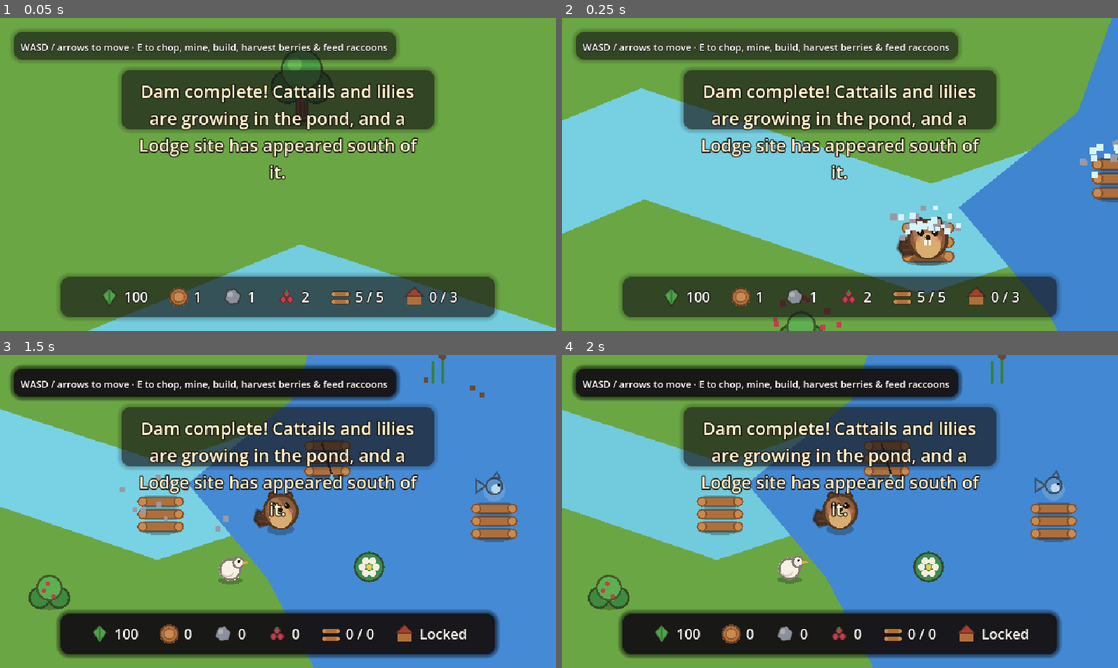
Above: before the commit, frames 1-4 (two rows, left to right).
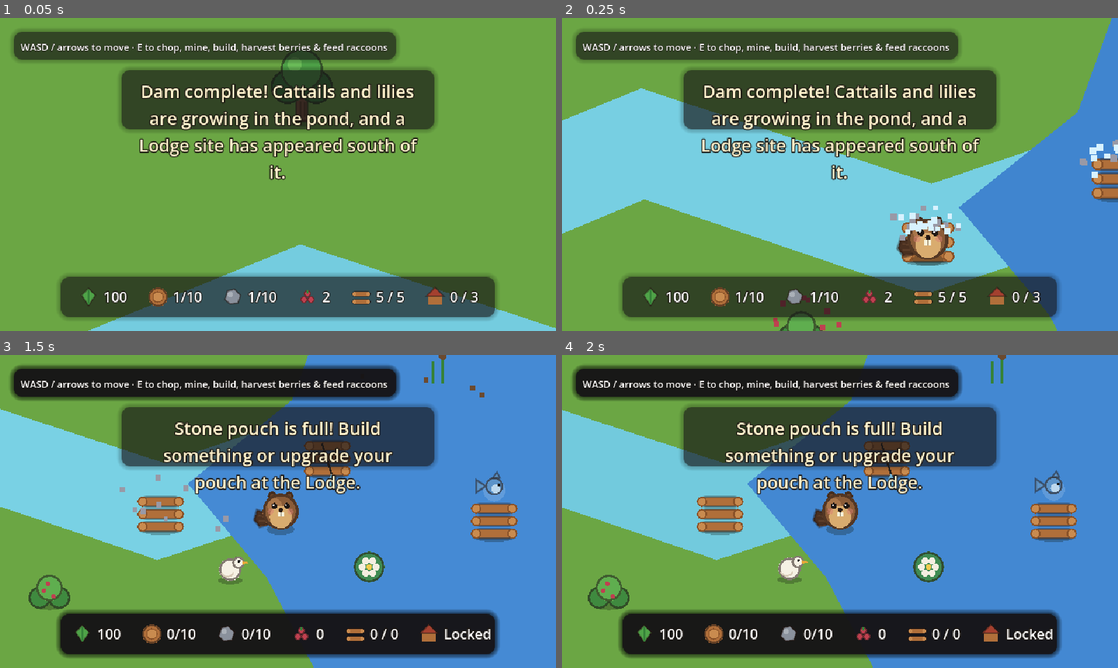
Above: after the commit, the same moments.

Repository: CrowderSoup/dam-it
Game: Godot game, scene res://tests/smoke_test.tscn
Same seed, same stepped clock (60 frames per second), same inputs: the game is played once before the commit and once after it. This scene is started directly instead of the project's main scene.
Inputs:
- Up to frame 1 (0.05 s): no input
- Up to frame 2 (0.25 s): no input
- Up to frame 3 (1.5 s): tap Enter at 0.5 s; hold D (move_right) 0.53-1.25 s; hold E (interact) 0.53-1.25 s; tap Space at 0.77 s; click "OK" at 1.25 s
- Up to frame 4 (2 s): no input

The runs differ from the first frame. In frame 1, 1.6% of the frame differs, in the area x 14-87%, y 86-93%; in frame 2, 1.5%; in frame 3, 6.5%, in the area x 13-89%, y 21-93%; in frame 4, 6.5%.

Commit message:
Add a carry-limit pouch for wood/stone, upgradeable at the finished Lodge
Chopping/mining no longer feeds an unlimited pool - the beaver's pouch
caps out (base 10, +5 per tier, up to 3 tiers) and gathering blocks with
a HUD toast until it's spent or upgraded. Upgrades are bought as a third
context-sensitive Lodge action alongside advance/rest, once it's fully
built.

Co-Authored-By: Claude Sonnet 5 <noreply@anthropic.com>
Claude-Session: https://claude.ai/code/session_01TUP5iVcqStZrGGoStYvdYJ

Diff:
--- a/scenes/main/main.gd
+++ b/scenes/main/main.gd
@@ -153,6 +153,7 @@
 		"berries": GameState.berries,
 		"energy": GameState.energy,
 		"lodge_stage": GameState.lodge_stage,
+		"pouch_tier": GameState.pouch_tier,
 		"dam_slots_built": dam_slots_built,
 		"dam_slots_leaking": dam_slots_leaking,
 		"garden_spots_built": garden_spots_built,
--- a/scenes/player/player.gd
+++ b/scenes/player/player.gd
@@ -108,6 +108,8 @@
 				target.advance()
 			elif target.can_rest():
 				target.rest()
+			elif target.can_upgrade_pouch():
+				target.upgrade_pouch()
 			return
 		if target.is_in_group("garden_spots"):
 			if target.can_build() and GameState.can_afford(GardenSpot.WOOD_COST, GardenSpot.STONE_COST):
--- a/scenes/ui/hud.gd
+++ b/scenes/ui/hud.gd
@@ -26,6 +26,8 @@
 	GameState.dam_completed.connect(_on_dam_completed)
 	GameState.lodge_stage_changed.connect(_on_lodge_stage_changed)
 	GameState.energy_changed.connect(_on_energy_changed)
+	GameState.pouch_upgraded.connect(_on_pouch_upgraded)
+	GameState.pouch_full.connect(_on_pouch_full)
 	_on_wood_changed(GameState.wood)
 	_on_stone_changed(GameState.stone)
 	_on_berries_changed(GameState.berries)
@@ -76,10 +78,21 @@
 		energy_label.remove_theme_color_override("font_color")
 
 func _on_wood_changed(amount: int) -> void:
-	wood_label.text = str(amount)
+	wood_label.text = "%d/%d" % [amount, GameState.wood_capacity()]
 
 func _on_stone_changed(amount: int) -> void:
-	stone_label.text = str(amount)
+	stone_label.text = "%d/%d" % [amount, GameState.stone_capacity()]
+
+## The pouch capacity changed (an upgrade, or a load that restores one) -
+## the wood/stone labels' "/cap" half is stale until re-rendered, even
+## though the carried amounts themselves didn't change.
+func _on_pouch_upgraded(_tier: int) -> void:
+	_on_wood_changed(GameState.wood)
+	_on_stone_changed(GameState.stone)
+
+func _on_pouch_full(kind: String) -> void:
+	var noun: String = "Wood" if kind == "wood" else "Stone"
+	show_toast("%s pouch is full! Build something or upgrade your pouch at the Lodge." % noun, 3.0)
 
 func _on_berries_changed(amount: int) -> void:
 	berries_label.text = str(amount)
--- a/scenes/world/lodge.gd
+++ b/scenes/world/lodge.gd
@@ -58,9 +58,23 @@
 	Sfx.play_rest()
 	Fx.burst(global_position, Color(0.95, 0.9, 0.6), 12)
 
+## A third finished-Lodge amenity alongside rest() - only reachable once
+## resting isn't (i.e. not tired), so a single E press never has to choose
+## between the two. Widens the beaver's carry pouch; see
+## GameState.purchase_pouch_upgrade().
+func can_upgrade_pouch() -> bool:
+	return visible and GameState.lodge_stage >= GameState.LODGE_MAX_STAGE and GameState.can_afford_pouch_upgrade()
+
+func upgrade_pouch() -> void:
+	if not can_upgrade_pouch():
+		return
+	GameState.purchase_pouch_upgrade()
+	Sfx.play_build()
+	Fx.burst(global_position, Color(0.6, 0.8, 0.5), 12)
+
 func _draw() -> void:
 	DrawUtil.shadow(self, Vector2(0, 15), Vector2(24, 5))
-	if highlighted and (can_advance() or can_rest()):
+	if highlighted and (can_advance() or can_rest() or can_upgrade_pouch()):
 		draw_arc(Vector2(0, -10), 34, 0, TAU, 32, Palette.HIGHLIGHT_RING, 2.5)
 
 	var stage := GameState.lodge_stage
--- a/scenes/world/rock.gd
+++ b/scenes/world/rock.gd
@@ -54,6 +54,9 @@
 func mine() -> void:
 	if broken:
 		return
+	if not GameState.has_stone_room():
+		GameState.pouch_full.emit("stone")
+		return
 	hits_taken += 1
 	GameState.add_stone(STONE_YIELD)
 	# No pond, no upkeep: see the matching comment on Player - energy stays
--- a/scenes/world/tree.gd
+++ b/scenes/world/tree.gd
@@ -46,6 +46,9 @@
 func chop() -> void:
 	if felled:
 		return
+	if not GameState.has_wood_room():
+		GameState.pouch_full.emit("wood")
+		return
 	hits_taken += 1
 	GameState.add_wood(WOOD_YIELD)
 	# No pond, no upkeep: see the matching comment on Player - energy stays
--- a/scripts/autoload/game_state.gd
+++ b/scripts/autoload/game_state.gd
@@ -11,9 +11,30 @@
 signal lodge_completed
 signal energy_changed(new_amount: float)
 signal berries_changed(new_amount: int)
+signal pouch_upgraded(tier: int)
+## Emitted when a chop/mine is blocked because the pouch has no room left
+## for that resource - "wood" or "stone". HUD listens to surface a toast;
+## nothing else needs to react.
+signal pouch_full(kind: String)
 
 const WOOD_PER_DAM_PIECE := 2
 const STONE_PER_DAM_PIECE := 1
+
+## How much wood/stone the beaver's pouch can hold at once, before any
+## upgrades - gathering past this does nothing until some is spent or the
+## pouch is upgraded (see POUCH_UPGRADE_COSTS below, bought at a finished
+## Lodge - Lodge.can_upgrade_pouch()).
+const POUCH_BASE_CAPACITY := 10
+const POUCH_CAPACITY_PER_TIER := 5
+const POUCH_MAX_TIER := 3
+## Index 0 is the cost of upgrading FROM tier 0 TO tier 1, etc. Each cost is
+## always affordable at the capacity it's bought at (10/15/20), so an
+## upgrade is never out of reach because of the very cap it raises.
+const POUCH_UPGRADE_COSTS := [
+	{"wood": 6, "stone": 3},
+	{"wood": 10, "stone": 6},
+	{"wood": 14, "stone": 9},
+]
 
 ## Index 0 is the cost of advancing FROM stage 0 TO stage 1, etc.
 const LODGE_STAGE_COSTS := [
@@ -39,6 +60,19 @@
 var dam_pieces_built: int = 0
 var lodge_stage: int = 0
 var energy: float = ENERGY_MAX
+var pouch_tier: int = 0
+
+func wood_capacity() -> int:
+	return POUCH_BASE_CAPACITY + pouch_tier * POUCH_CAPACITY_PER_TIER
+
+func stone_capacity() -> int:
+	return POUCH_BASE_CAPACITY + pouch_tier * POUCH_CAPACITY_PER_TIER
+
+func has_wood_room() -> bool:
+	return wood < wood_capacity()
+
+func has_stone_room() -> bool:
+	return stone < stone_capacity()
 
 ## Called by each DamSlot on _ready() so the total is derived from the
 ## scene instead of duplicated as a magic number.
@@ -46,12 +80,16 @@
 	dam_pieces_total += 1
 	dam_progress_changed.emit(dam_pieces_built, dam_pieces_total)
 
+## Clamped to the pouch capacity - callers that need to know whether a
+## gather actually happened (tree.gd/rock.gd, which gate chop()/mine() on
+## has_wood_room()/has_stone_room() instead) can ignore the small excess
+## this discards, since it only ever fires from an already-checked hit.
 func add_wood(amount: int) -> void:
-	wood += amount
+	wood = mini(wood + amount, wood_capacity())
 	wood_changed.emit(wood)
 
 func add_stone(amount: int) -> void:
-	stone += amount
+	stone = mini(stone + amount, stone_capacity())
 	stone_changed.emit(stone)
 
 ## Clamped removal for the raccoon's raids - never goes below zero. Returns
@@ -137,6 +175,24 @@
 	spend_energy(BUILD_ENERGY_COST)
 	if lodge_stage >= LODGE_MAX_STAGE:
 		lodge_completed.emit()
+
+func can_afford_pouch_upgrade() -> bool:
+	if pouch_tier >= POUCH_MAX_TIER:
+		return false
+	var cost: Dictionary = POUCH_UPGRADE_COSTS[pouch_tier]
+	return wood >= cost["wood"] and stone >= cost["stone"]
+
+func purchase_pouch_upgrade() -> void:
+	if not can_afford_pouch_upgrade():
+		return
+	var cost: Dictionary = POUCH_UPGRADE_COSTS[pouch_tier]
+	wood -= cost["wood"]
+	stone -= cost["stone"]
+	wood_changed.emit(wood)
+	stone_changed.emit(stone)
+	pouch_tier += 1
+	pouch_upgraded.emit(pouch_tier)
+	spend_energy(BUILD_ENERGY_COST)
 
 ## The pond doesn't exist, and nothing threatens the beaver, until every dam
 ## slot is built. Player uses this to hold off ambient energy drain until
@@ -170,6 +226,7 @@
 	berries = data.get("berries", 0)
 	lodge_stage = data.get("lodge_stage", 0)
 	energy = data.get("energy", ENERGY_MAX)
+	pouch_tier = data.get("pouch_tier", 0)
 
 ## Dam-slot state is scene-shaped, not GameState-shaped, so Main restores
 ## that directly and reports back the resulting count here (silently, see
@@ -188,9 +245,10 @@
 	dam_progress_changed.emit(dam_pieces_built, dam_pieces_total)
 	lodge_stage_changed.emit(lodge_stage)
 	energy_changed.emit(energy)
-
-## Resets all progress (dam + Lodge + energy) ahead of a scene reload;
-## dam_pieces_total is rebuilt as the reloaded DamSlot instances
+	pouch_upgraded.emit(pouch_tier)
+
+## Resets all progress (dam + Lodge + energy + pouch) ahead of a scene
+## reload; dam_pieces_total is rebuilt as the reloaded DamSlot instances
 ## re-register themselves.
 func reset() -> void:
 	wood = 0
@@ -200,9 +258,11 @@
 	dam_pieces_built = 0
 	lodge_stage = 0
 	energy = ENERGY_MAX
+	pouch_tier = 0
 	wood_changed.emit(wood)
 	stone_changed.emit(stone)
 	berries_changed.emit(berries)
 	dam_progress_changed.emit(dam_pieces_built, dam_pieces_total)
 	lodge_stage_changed.emit(lodge_stage)
 	energy_changed.emit(energy)
+	pouch_upgraded.emit(pouch_tier)
--- a/tests/smoke_test.gd
+++ b/tests/smoke_test.gd
@@ -256,6 +256,38 @@
 	assert(GameState.energy == GameState.ENERGY_MAX, "resting at the lodge should fully refill energy")
 	assert(not lodge.can_rest(), "a freshly-rested lodge should not offer resting again immediately")
 	print("OK: resting at a finished lodge fully refills energy")
+
+	# --- Pouch capacity + upgrades ---
+	GameState.wood = 0
+	GameState.stone = 0
+	assert(GameState.pouch_tier == 0 and GameState.wood_capacity() == GameState.POUCH_BASE_CAPACITY, "pouch should start at tier 0 / base capacity")
+	GameState.add_wood(GameState.POUCH_BASE_CAPACITY + 5)
+	GameState.add_stone(GameState.POUCH_BASE_CAPACITY + 5)
+	assert(GameState.wood == GameState.POUCH_BASE_CAPACITY and GameState.stone == GameState.POUCH_BASE_CAPACITY, "add_wood()/add_stone() should clamp at the pouch's capacity")
+	assert(not GameState.has_wood_room() and not GameState.has_stone_room(), "a full pouch should report no room left")
+
+	var pouch_full_events := []
+	GameState.pouch_full.connect(func(kind): pouch_full_events.append(kind))
+	tree1.felled = false
+	tree1.hits_taken = 0
+	tree1.chop()
+	assert(GameState.wood == GameState.POUCH_BASE_CAPACITY, "chopping with a full wood pouch should not add more wood")
+	assert(tree1.hits_taken == 0, "chopping with a full pouch should not register a hit, so nothing is wasted")
+	rock1.broken = false
+	rock1.hits_taken = 0
+	rock1.mine()
+	assert(GameState.stone == GameState.POUCH_BASE_CAPACITY, "mining with a full stone pouch should not add more stone")
+	assert(rock1.hits_taken == 0, "mining with a full pouch should not register a hit either")
+	assert(pouch_full_events == ["wood", "stone"], "a blocked chop/mine should emit pouch_full() so the HUD can toast it")
+	print("OK: a full pouch blocks further chopping/mining until there's room")
+
+	assert(GameState.can_afford_pouch_upgrade(), "a full pouch (10/10) should afford the first upgrade (6 wood/3 stone)")
+	assert(lodge.can_upgrade_pouch(), "a maxed lodge should offer a pouch upgrade when one is affordable")
+	lodge.upgrade_pouch()
+	assert(GameState.pouch_tier == 1, "upgrade_pouch() should raise the pouch tier")
+	assert(GameState.wood_capacity() == GameState.POUCH_BASE_CAPACITY + GameState.POUCH_CAPACITY_PER_TIER, "wood capacity should grow by one tier's worth")
+	assert(GameState.stone_capacity() == GameState.POUCH_BASE_CAPACITY + GameState.POUCH_CAPACITY_PER_TIER, "stone capacity should grow by one tier's worth too")
+	print("OK: upgrading the pouch at a finished lodge raises both wood and stone capacity")
 
 	# --- Garden spots (post-Lodge cosmetic decorations) ---
 	var flower_spot: GardenSpot = main.get_node("GardenSpots/FlowerBedSpot")
@@ -305,6 +337,7 @@
 	assert(saved_data["berries"] == GameState.berries)
 	assert(saved_data["energy"] == GameState.energy)
 	assert(saved_data["lodge_stage"] == GameState.LODGE_MAX_STAGE)
+	assert(saved_data["pouch_tier"] == GameState.pouch_tier)
 	assert(saved_data["dam_slots_built"]["DamSlot1"] == true)
 	assert(saved_data["dam_slots_leaking"]["DamSlot2"] == true)
 	assert(saved_data["garden_spots_built"]["FlowerBedSpot"] == true)
@@ -378,6 +411,7 @@
 	assert(GameState.berries == saved_data["berries"], "loading should restore berries")
 	assert(GameState.energy == saved_data["energy"], "loading should restore energy")
 	assert(GameState.lodge_stage == GameState.LODGE_MAX_STAGE, "loading should restore lodge stage")
+	assert(GameState.pouch_tier == saved_data["pouch_tier"], "loading should restore the pouch tier")
 	var restored_slot1: Area2D = main2.get_node("DamSlots/DamSlot1")
 	assert(restored_slot1.built, "loading should restore built dam slots")
 	var restored_slot2: Area2D = main2.get_node("DamSlots/DamSlot2")
@@ -401,7 +435,8 @@
 	assert(GameState.wood == 0 and GameState.stone == 0)
 	assert(GameState.dam_pieces_built == 0)
 	assert(GameState.lodge_stage == 0)
-	print("OK: GameState.reset() zeroes progress including lodge_stage")
+	assert(GameState.pouch_tier == 0, "reset() should zero the pouch tier")
+	print("OK: GameState.reset() zeroes progress including lodge_stage and pouch_tier")
 
 	# Let the lodge-advance Fx.burst() timers run their course before quitting.
 	await get_tree().create_timer(1.0).timeout
